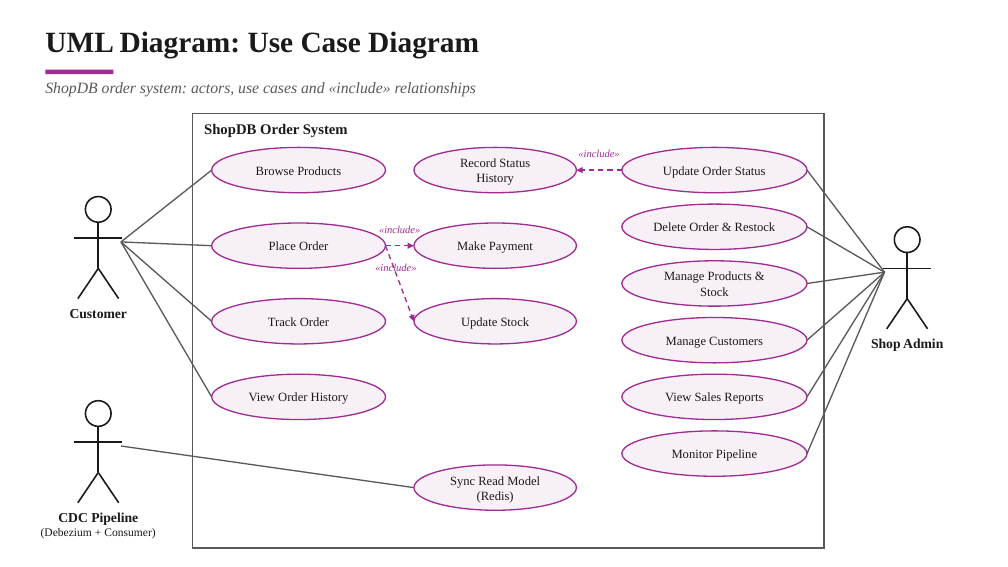
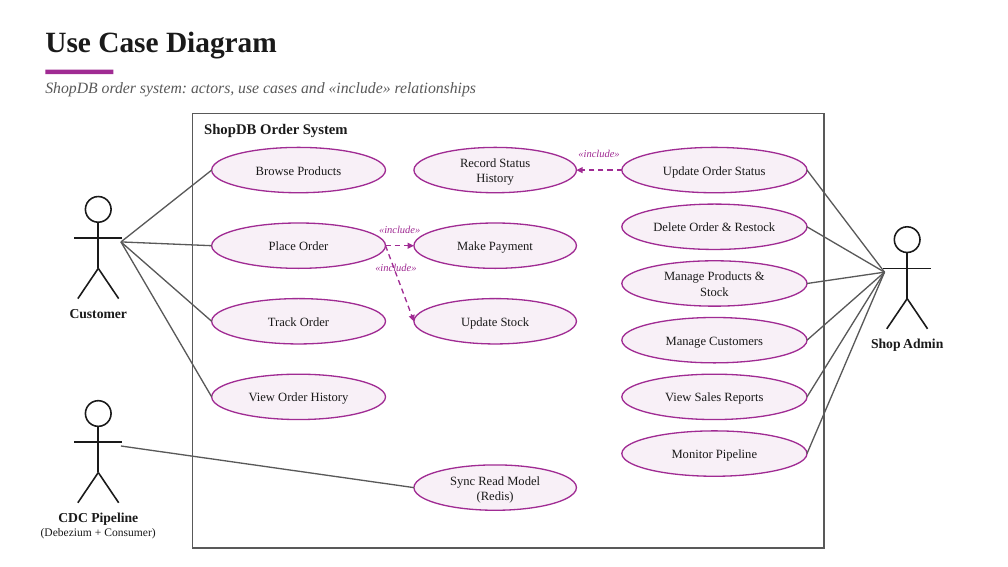
Before and after one commit to aamithkishoretj/CDC-pipeline-CC-DBMS-, a slide deck: slide 3 of docs/DBMS-Final-Review.pptx. Drawn at 1008x567 pixels with LibreOffice and Linux fonts; fonts in the diff are those of the drawing. Boxes give left, top, right and bottom in pixels: in the first picture for what was removed or moved away, otherwise in the second. Text is boxed around its words. In the diff, an @@ line names an element or a change of style, - is before the commit and + after.

```diff
--- a/docs/DBMS-Final-Review.pptx
+++ b/docs/DBMS-Final-Review.pptx
@@ text at (45, 31, 277, 59): text changed @@
-UML Diagram: Use Case Diagram
+Use Case Diagram
```
Also in this commit, not shown: 12 other slides changed, 2 slides removed, 1 other file.
